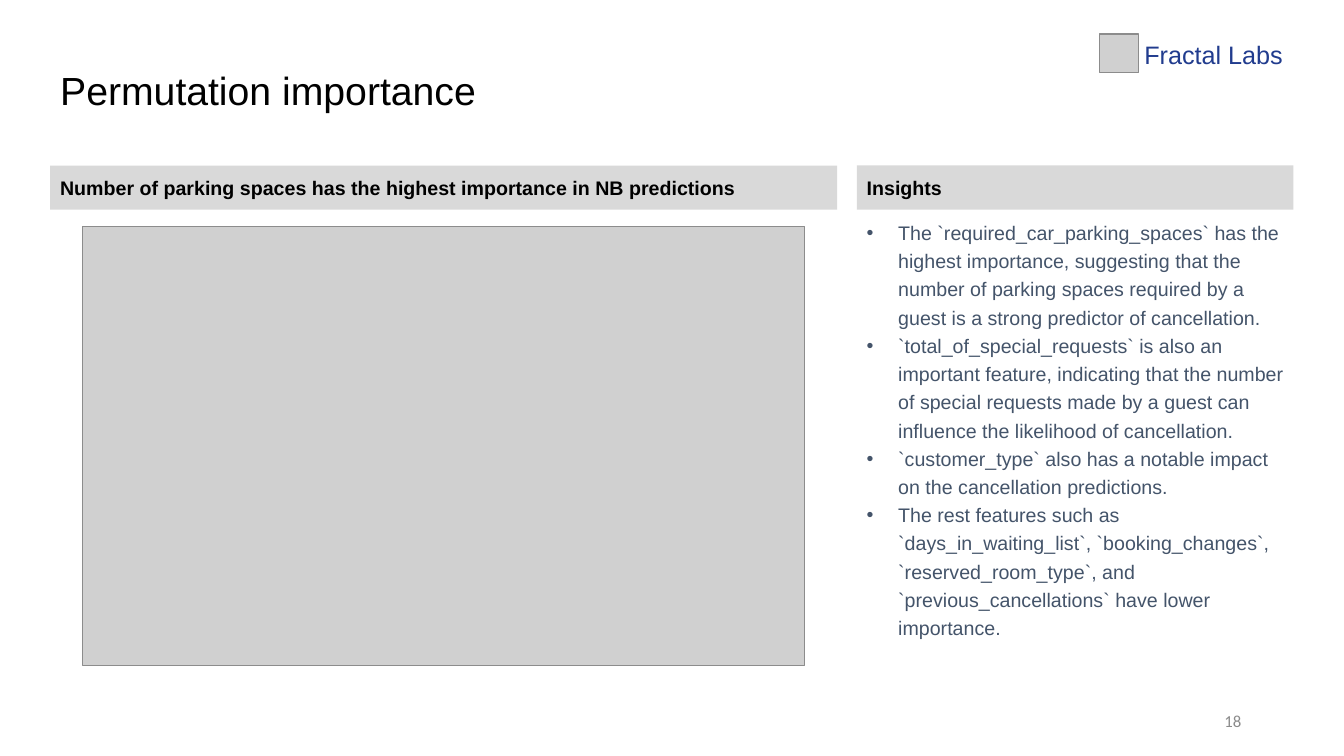
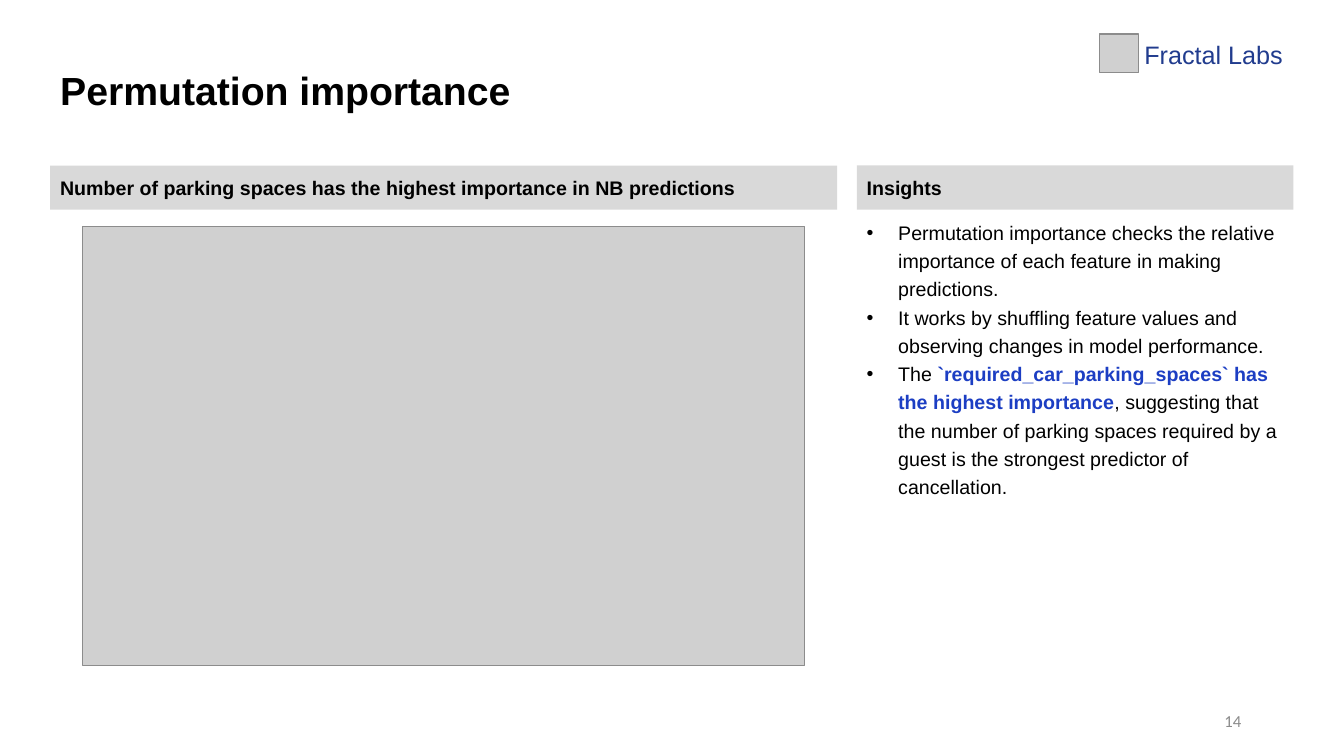
Before and after one commit to LingAdeu/hotel-booking-cancelation-prediction, a slide deck: slide 14 of docs/hotel-cancellation.pptx (slide 18 before the commit). Drawn at 1344x756 pixels with LibreOffice and Linux fonts; fonts in the diff are those of the drawing; grey boxes stand for pictures. Boxes give left, top, right and bottom in pixels: in the first picture for what was removed or moved away, otherwise in the second. Text is boxed around its words. In the diff, an @@ line names an element or a change of style, - is before the commit and + after.

```diff
--- a/docs/hotel-cancellation.pptx
+++ b/docs/hotel-cancellation.pptx
@@ title "Permutation importance" at (60,76,510,113): bold on @@
@@ text in rectangle at (898,225,1277,495): text changed; text colour #44546A to #000000 @@
-• The `required_car_parking_spaces` has the highest importance, suggesting that the number of parking spaces required by a guest is a strong predictor of cancellation.
-• `total_of_special_requests` is also an important feature, indicating that the number of special requests made by a guest can influence the likelihood of cancellation.
-• `customer_type` also has a notable impact on the cancellation predictions.
-• The rest features such as `days_in_waiting_list`, `booking_changes`, `reserved_room_type`, and `previous_cancellations` have lower importance.
+• Permutation importance checks the relative importance of each feature in making predictions.
+• It works by shuffling feature values and observing changes in model performance.
+• The `required_car_parking_spaces` has the highest importance, suggesting that the number of parking spaces required by a guest is the strongest predictor of cancellation.
@@ page number at (1224,716,1241,727): text changed @@
-18
+14
```
Also in this commit, not shown: 12 other slides changed, 4 slides added, 6 slides removed, 3 other files.
